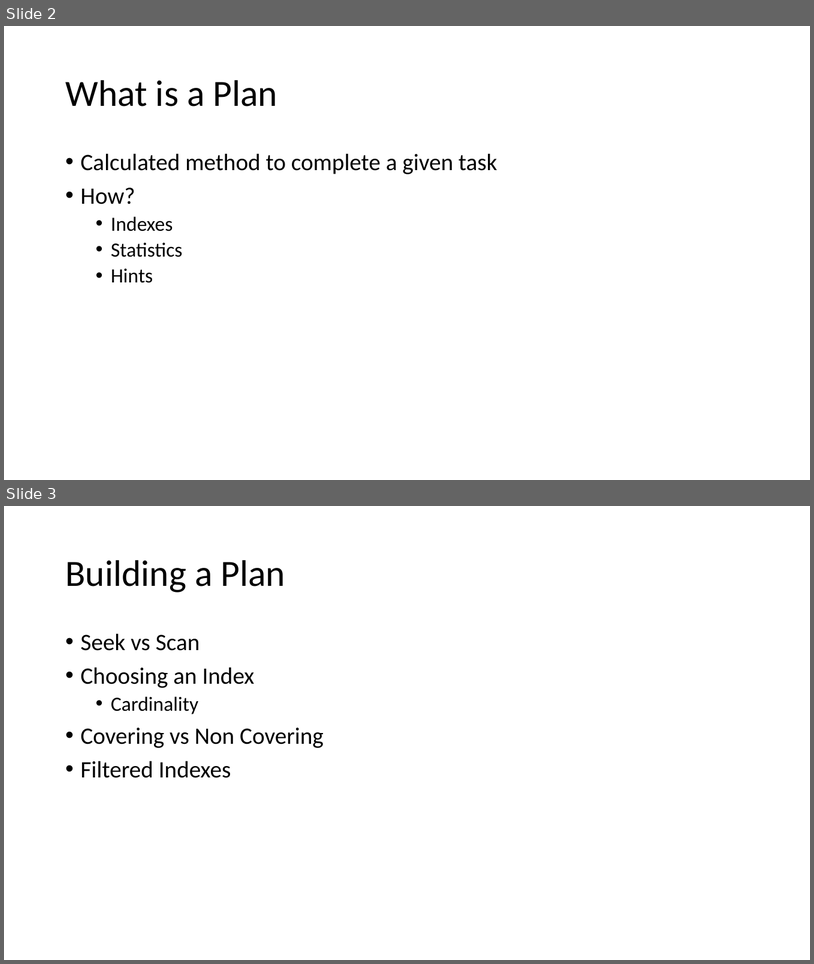
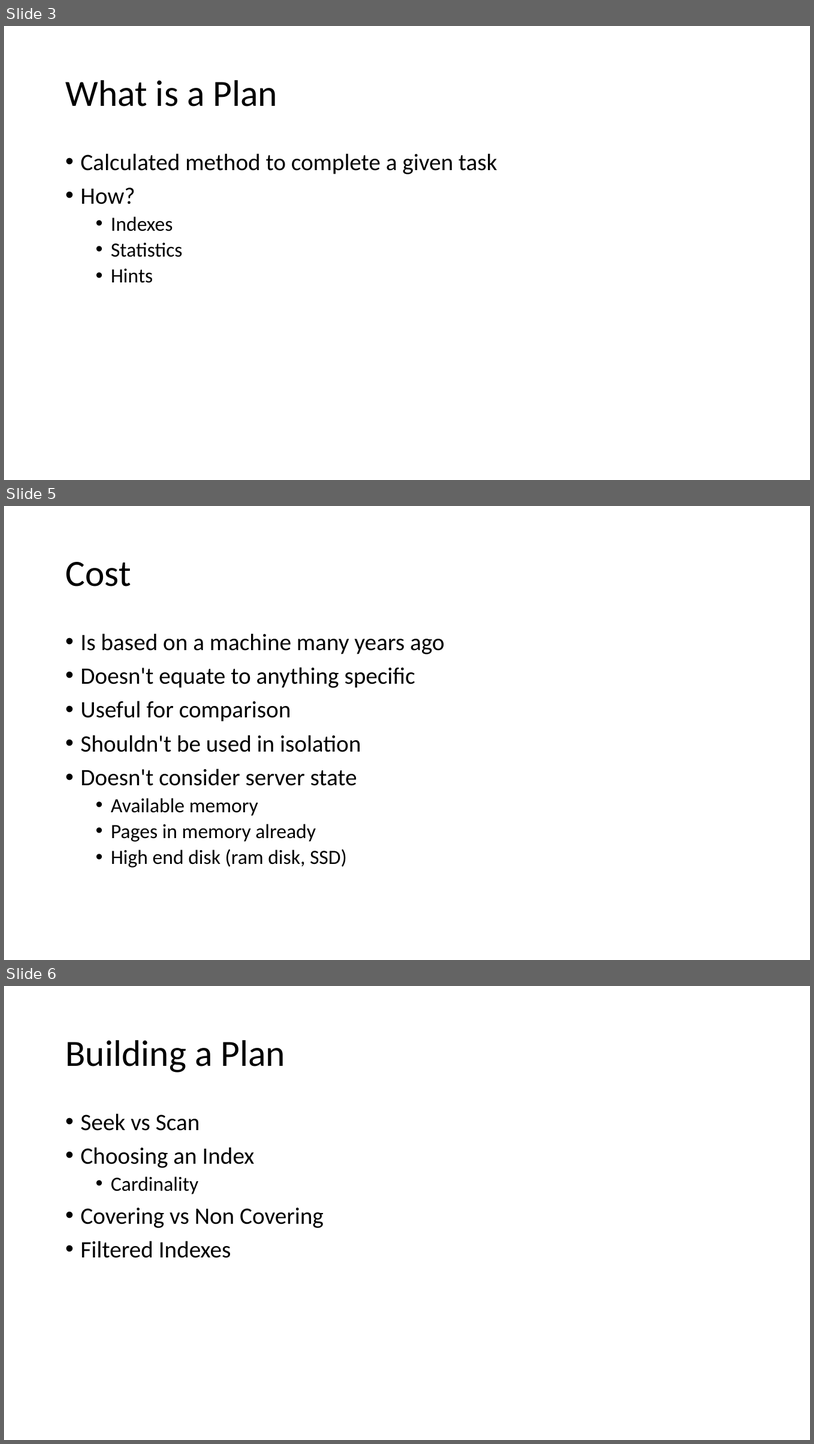
Before and after one commit to sabinio/SQLTraining, a slide deck: Slides/2. Query Execution.pptx. Shown one above the other, each under a label of ours: slides 2 and 3 before the commit, slides 3, 5 and 6 after it; the slides between them are not shown. The pictures are 814x964 and 814x1444 pixels, drawn with LibreOffice and Linux fonts; fonts in the diff are those of the drawing. Boxes give left, top, right and bottom in pixels: in the first picture for what was removed or moved away, otherwise in the second. Text is boxed around its words. In the diff, an @@ line names an element or a change of style, - is before the commit and + after.

```diff
--- a/Slides/2. Query Execution.pptx
+++ b/Slides/2. Query Execution.pptx
@@ slide 5 added at box(4, 506, 810, 960), background #FFFFFF @@
@@ title added at box(65, 562, 131, 586), 44 pt, text #000000 @@
+Cost
@@ text added at box(81, 633, 445, 867), 28 pt, text #000000 @@
+• Is based on a machine many years ago
+• Doesn't equate to anything specific
+• Useful for comparison
+• Shouldn't be used in isolation
+• Doesn't consider server state
+  • Available memory
+  • Pages in memory already
+  • High end disk (ram disk, SSD)
@@ what was slide 2 is now slide 3 @@
@@ what was slide 3 is now slide 6 @@
```
Also in this commit, not shown: 1 slide changed, 5 other slides added, 3 slides removed.
